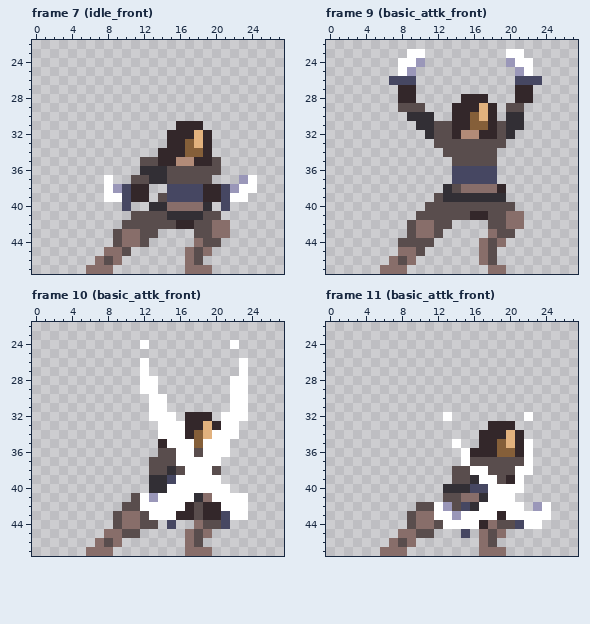
Pixel-art file: raw_assets/rogue_anims.aseprite. The first picture shows the starting point.
32x48 pixels, 27 frames. Shown: frame 7 (idle_front): x 0..27, y 22..47; frame 9 (basic_attk_front): x 0..27, y 22..47; frame 10 (basic_attk_front): x 0..27, y 22..47; frame 11 (basic_attk_front): x 0..27, y 22..47. The commit also changed other frames, which this record leaves out.
After the commit:
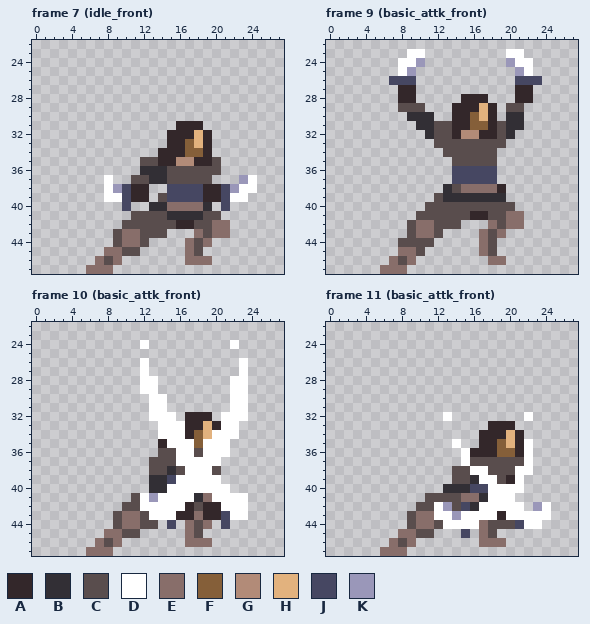
Palette (. is transparent): A #33272a  B #322f35  C #594d4d  D #ffffff  E #886e6a  F #855f39  G #b28b78  H #e2b27e  J #464762  K #9a97b9
Difference:
Frame 7 (idle_front), layer "rogue":
y 43: x 14 . -> C; x 18 C -> E
y 44: x 17..20 .ECC -> ECE.
y 45: x 11 . -> C; x 19 E -> .
y 46: x 18..19 C. -> EE
y 47: x 17..19 EEE -> ...
Frame 9 (basic_attk_front), layer "rogue":
y 42: x 14 . -> C; x 18 C -> E
y 43: x 17..20 .ECC -> ECE.
y 44: x 19 E -> .
y 46: x 17..19 EC. -> .EE
y 47: x 18..19 EE -> ..
Frame 10 (basic_attk_front), layer "rogue":
y 43: x 18 C -> E
y 44: x 17..20 .ECC -> ECE.
y 45: x 19 E -> .
y 46: x 18..19 C. -> EE
y 47: x 17..19 EEE -> ...
Frame 11 (basic_attk_front), layer "rogue":
y 41: x 11..12 .. -> CC
y 44: x 17..18 AE -> EC
y 45: x 19 E -> .
y 46: x 18..19 C. -> EE
y 47: x 17..19 EEE -> ...
